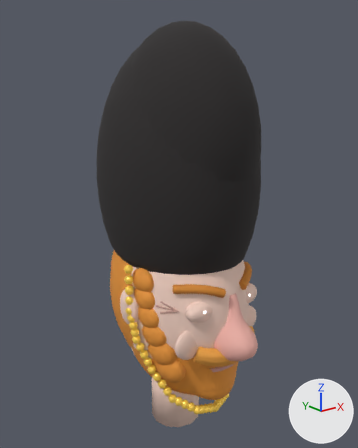
An edit to the glTF model app/tower/figuren/sergeant_teile.glb, drawn before and after from the same camera.
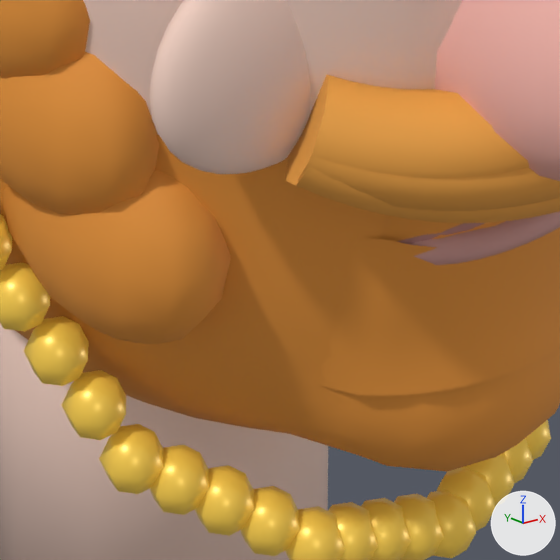
The first picture shows the older version from a 50 mm camera at (-0.549, -0.686, 0.559) aimed at (0.003, 0.004, 0.283). The close-ups show the older and then the newer version on the part from 43% to 64% of the width and 75% to 92% of the height of that picture. Only the edits that show in the close-ups are written down. Arrows for +X, +Y and +Z are at lower right; the lights stay in place. Where no turn or scale is listed for an object, it has been applied to the vertices. Vertices at exactly the same position are counted once.

In view in the first close-up: 'backenbart', 'backenbart.001', 'backenbart.002', 'bart', 'hals', 'kette_15_100', 'kopfhaut', 'lippenhaut', 'nase', 'unterkiefer', 'unterlippe', 'wange_r' and 17 more.
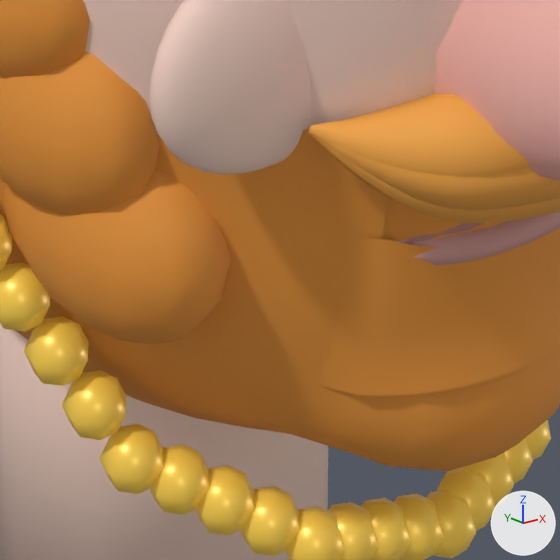
Where the newer file only moved an object's origin or applied its transform, the numbers keep the older frame.

Pixel boxes [x1, y1, x2, y2] of what changed, in the close-ups (560 x 560 px; the box of a moved part takes in the faces that stretch with it):
'bart', reshaped
    before: [286, 75, 560, 223]
    after: [309, 94, 560, 223]
part 1 of me_bart_kurve, moved or reshaped
    before: [286, 75, 484, 215]
    after: [309, 94, 484, 213]

What changed in the scene script:
```text
Change me_bart_kurve:
    used by ob_bart; location = (-0.002, -0.1549, 0.0938)
    remove me_bart_kurve.from_pydata(...)  # 416 vertices, 816 faces; spans x -0.0686..0.0027, y -0.0125..0.041, z -0.0281..0.0151
    add me_bart_kurve.from_pydata(...)  # 416 vertices, 816 faces; spans x -0.0606..0.0027, y -0.0125..0.031, z -0.0281..0.0124
    me_bart_kurve part 1: 218 of 416 vertices moved; they spanned x -0.0686..-0.0244, y -0.0019..0.041, z -0.025..0.0151 and now span x -0.0606..-0.0242, y -0.0018..0.031, z -0.0249..0.0096; mean shift (0.0, 0.0002, 0.0); largest move (-0.0571, 0.0273, 0.0151) -> (-0.0598, 0.03, 0.0022)
```
